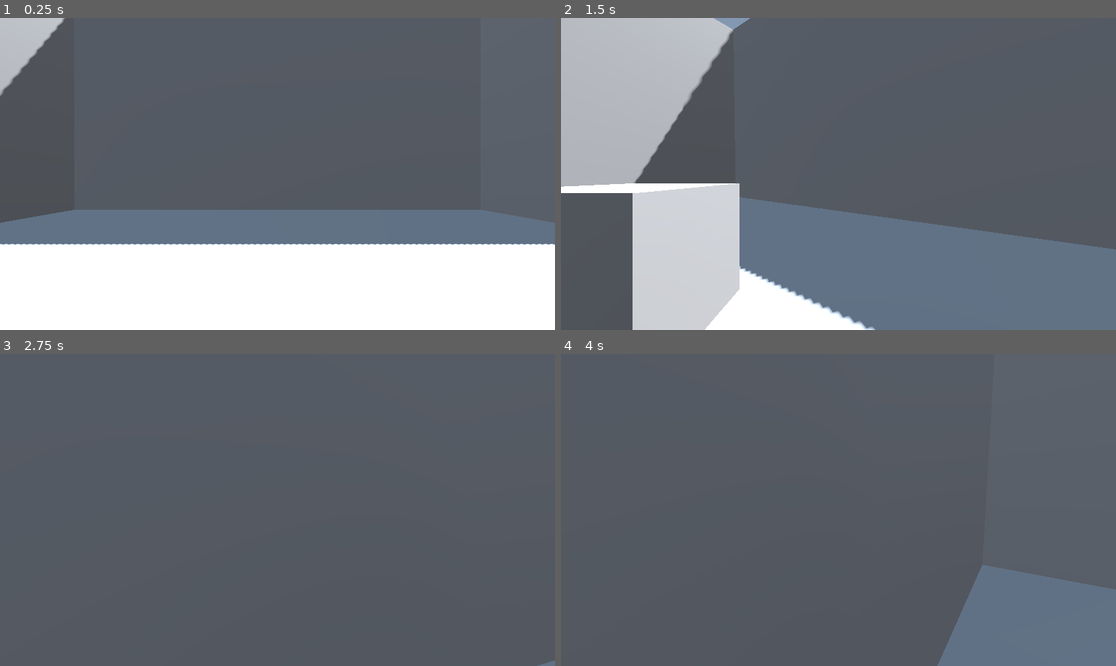
Above: before the commit, frames 1-4 (two rows, left to right).
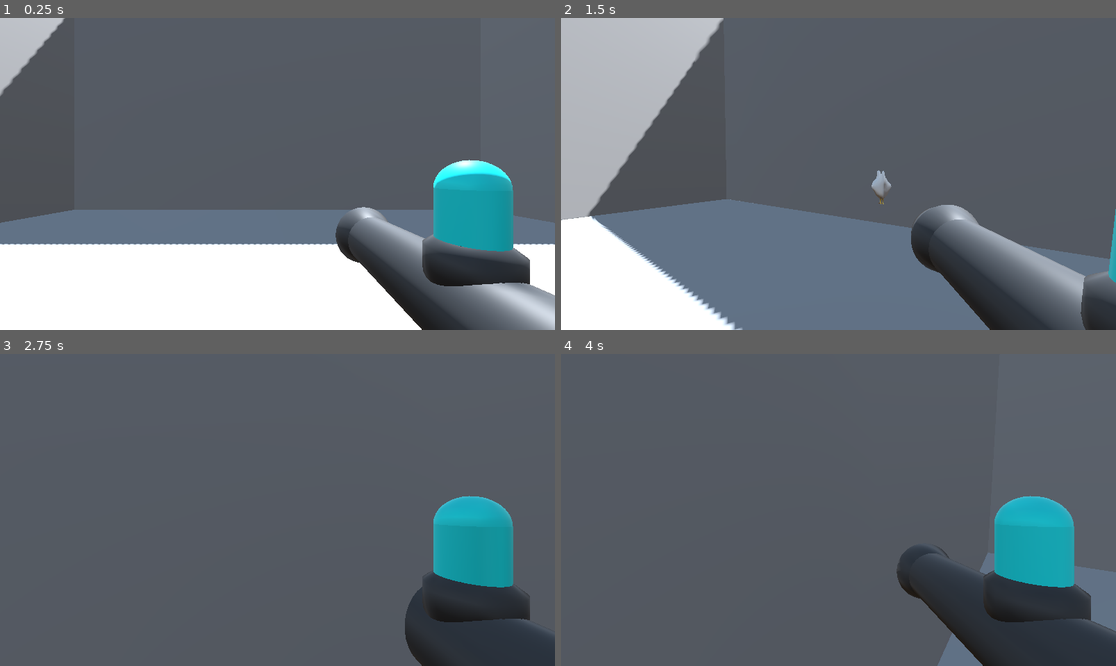
Above: after the commit, the same moments.

Repository: EBZ-STUDIO/Chicken-Attack-LDJAM-55-
Game: Godot game, scene res://Maps/Playground/playground.tscn
Two runs of this game, one before a commit and one after it. Both use one fixed random seed, a clock stepped at 60 frames per second and the inputs below.
Inputs (mouse positions are in pixels of both pictures, inside the frame that each line leads up to):
- Up to frame 1 (0.25 s): no input
- Up to frame 2 (1.5 s): tap Enter (ui_accept) at 0.5, 0.77 s; move the mouse to (866, 174) at 0.52 s; hold Up (m_up) from 0.53 s (still down); click (866, 174) at 0.6 s; move the mouse to (810, 174) at 1.27 s; click (810, 174) at 1.35 s
- Up to frame 3 (2.75 s): keep holding Up (m_up); tap Enter (ui_accept) at 1.52 s; move the mouse to (288, 503) at 2.02 s; click (288, 503) at 2.1 s
- Up to frame 4 (4 s): keep holding Up (m_up); move the mouse to (832, 516) at 2.77 s; click (832, 516) at 2.85 s; tap Enter (ui_accept) at 3.02, 3.5, 3.77 s; move the mouse to (877, 513) at 3.52 s; click (877, 513) at 3.6 s

The runs differ from the first frame. In frame 1, 12% of the frame differs, in the area x 60-100%, y 45-100%; in frame 2, 28%, in the area x 0-100%, y 0-100%; in frame 3, 9.8%; in frame 4, 13%.

Commit message:
Second commit

Diff:
--- /dev/null
+++ b/Modules/Chicken Gun/chicken_gun.tscn
@@ -0,0 +1,174 @@
+[gd_scene load_steps=7 format=3 uid="uid://brm077tw7hd5w"]
+
+[ext_resource type="PackedScene" uid="uid://dr4hn0ppabqx4" path="res://Assets/Models/Chicken Gun/Chicken Gun.glb" id="1_7v80e"]
+[ext_resource type="Script" path="res://Modules/Chicken Gun/scripts/chicken_gun.gd" id="1_ebnrj"]
+[ext_resource type="AudioStream" uid="uid://dthf6pdj2fkmx" path="res://Assets/Sounds/Shoot/laserShoot.wav" id="3_fvvkv"]
+
+[sub_resource type="Animation" id="Animation_kdo2p"]
+resource_name = "Shoot"
+length = 0.25
+tracks/0/type = "bezier"
+tracks/0/imported = false
+tracks/0/enabled = true
+tracks/0/path = NodePath("objs:position:x")
+tracks/0/interp = 1
+tracks/0/loop_wrap = true
+tracks/0/keys = {
+"handle_modes": PackedInt32Array(0, 0),
+"points": PackedFloat32Array(0, -0.25, 0, 0.25, 0, 0, -0.25, 0, 0.25, 0),
+"times": PackedFloat32Array(0, 0.2)
+}
+tracks/1/type = "bezier"
+tracks/1/imported = false
+tracks/1/enabled = true
+tracks/1/path = NodePath("objs:position:y")
+tracks/1/interp = 1
+tracks/1/loop_wrap = true
+tracks/1/keys = {
+"handle_modes": PackedInt32Array(0, 0),
+"points": PackedFloat32Array(0, -0.25, 0, 0.25, 0, 0, -0.25, 0, 0.25, 0),
+"times": PackedFloat32Array(0, 0.2)
+}
+tracks/2/type = "bezier"
+tracks/2/imported = false
+tracks/2/enabled = true
+tracks/2/path = NodePath("objs:position:z")
+tracks/2/interp = 1
+tracks/2/loop_wrap = true
+tracks/2/keys = {
+"handle_modes": PackedInt32Array(0, 0),
+"points": PackedFloat32Array(0, -0.25, 0, 0.25, 0, 0.25, -0.25, 0, 0.25, 0),
+"times": PackedFloat32Array(0, 0.2)
+}
+tracks/3/type = "bezier"
+tracks/3/imported = false
+tracks/3/enabled = true
+tracks/3/path = NodePath("objs:rotation:x")
+tracks/3/interp = 1
+tracks/3/loop_wrap = true
+tracks/3/keys = {
+"handle_modes": PackedInt32Array(0, 0),
+"points": PackedFloat32Array(0, -0.25, 0, 0.25, 0, 0.0872665, -0.25, 0, 0.25, 0),
+"times": PackedFloat32Array(0, 0.2)
+}
+tracks/4/type = "bezier"
+tracks/4/imported = false
+tracks/4/enabled = true
+tracks/4/path = NodePath("objs:rotation:y")
+tracks/4/interp = 1
+tracks/4/loop_wrap = true
+tracks/4/keys = {
+"handle_modes": PackedInt32Array(0, 0),
+"points": PackedFloat32Array(0, -0.25, 0, 0.25, 0, 0, -0.25, 0, 0.25, 0),
+"times": PackedFloat32Array(0, 0.2)
+}
+tracks/5/type = "bezier"
+tracks/5/imported = false
+tracks/5/enabled = true
+tracks/5/path = NodePath("objs:rotation:z")
+tracks/5/interp = 1
+tracks/5/loop_wrap = true
+tracks/5/keys = {
+"handle_modes": PackedInt32Array(0, 0),
+"points": PackedFloat32Array(0, -0.25, 0, 0.25, 0, 0, -0.25, 0, 0.25, 0),
+"times": PackedFloat32Array(0, 0.2)
+}
+
+[sub_resource type="Animation" id="Animation_q54hc"]
+length = 0.001
+tracks/0/type = "bezier"
+tracks/0/imported = false
+tracks/0/enabled = true
+tracks/0/path = NodePath("objs:position:x")
+tracks/0/interp = 1
+tracks/0/loop_wrap = true
+tracks/0/keys = {
+"handle_modes": PackedInt32Array(0),
+"points": PackedFloat32Array(0, -0.25, 0, 0.25, 0),
+"times": PackedFloat32Array(0)
+}
+tracks/1/type = "bezier"
+tracks/1/imported = false
+tracks/1/enabled = true
+tracks/1/path = NodePath("objs:position:y")
+tracks/1/interp = 1
+tracks/1/loop_wrap = true
+tracks/1/keys = {
+"handle_modes": PackedInt32Array(0),
+"points": PackedFloat32Array(0, -0.25, 0, 0.25, 0),
+"times": PackedFloat32Array(0)
+}
+tracks/2/type = "bezier"
+tracks/2/imported = false
+tracks/2/enabled = true
+tracks/2/path = NodePath("objs:position:z")
+tracks/2/interp = 1
+tracks/2/loop_wrap = true
+tracks/2/keys = {
+"handle_modes": PackedInt32Array(0),
+"points": PackedFloat32Array(0, -0.25, 0, 0.25, 0),
+"times": PackedFloat32Array(0)
+}
+tracks/3/type = "bezier"
+tracks/3/imported = false
+tracks/3/enabled = true
+tracks/3/path = NodePath("objs:rotation:x")
+tracks/3/interp = 1
+tracks/3/loop_wrap = true
+tracks/3/keys = {
+"handle_modes": PackedInt32Array(0),
+"points": PackedFloat32Array(0, -0.25, 0, 0.25, 0),
+"times": PackedFloat32Array(0)
+}
+tracks/4/type = "bezier"
+tracks/4/imported = false
+tracks/4/enabled = true
+tracks/4/path = NodePath("objs:rotation:y")
+tracks/4/interp = 1
+tracks/4/loop_wrap = true
+tracks/4/keys = {
+"handle_modes": PackedInt32Array(0),
+"points": PackedFloat32Array(0, -0.25, 0, 0.25, 0),
+"times": PackedFloat32Array(0)
+}
+tracks/5/type = "bezier"
+tracks/5/imported = false
+tracks/5/enabled = true
+tracks/5/path = NodePath("objs:rotation:z")
+tracks/5/interp = 1
+tracks/5/loop_wrap = true
+tracks/5/keys = {
+"handle_modes": PackedInt32Array(0),
+"points": PackedFloat32Array(0, -0.25, 0, 0.25, 0),
+"times": PackedFloat32Array(0)
+}
+
+[sub_resource type="AnimationLibrary" id="AnimationLibrary_gcmbb"]
+_data = {
+"RESET": SubResource("Animation_q54hc"),
+"Shoot": SubResource("Animation_kdo2p")
+}
+
+[node name="Chicken Gun" type="Node3D"]
+script = ExtResource("1_ebnrj")
+
+[node name="objs" type="Node3D" parent="."]
+
+[node name="Model" parent="objs" instance=ExtResource("1_7v80e")]
+
+[node name="Marker3D" type="Marker3D" parent="objs"]
+transform = Transform3D(1, 0, 0, 0, 1, 0, 0, 0, 1, 0, 0, -1)
+
+[node name="AnimationPlayer" type="AnimationPlayer" parent="."]
+libraries = {
+"": SubResource("AnimationLibrary_gcmbb")
+}
+
+[node name="Timer" type="Timer" parent="."]
+wait_time = 0.25
+one_shot = true
+
+[node name="AudioStreamPlayer3D" type="AudioStreamPlayer3D" parent="."]
+stream = ExtResource("3_fvvkv")
+
+[connection signal="timeout" from="Timer" to="." method="_on_timer_timeout"]
--- /dev/null
+++ b/Modules/Chicken Gun/scripts/chicken_gun.gd
@@ -0,0 +1,25 @@
+extends Node3D
+
+const CHICKEN_PRELOAD = preload("res://Modules/Chicken/chicken.tscn")
+var state = "idle"
+var bulletReady = true
+
+func _physics_process(delta):
+	shootLogic()
+
+func shootLogic():
+	if Input.is_action_just_pressed("a_shoot") and bulletReady:
+		bulletReady = false
+		var chicken_obj = CHICKEN_PRELOAD.instantiate()
+		get_parent().get_parent().get_parent().add_child(chicken_obj)
+		chicken_obj.transform = $objs/Marker3D.global_transform
+		chicken_obj.rotation.y = $"../..".rotation.y
+		chicken_obj.rotation.x = $"..".rotation.x
+		chicken_obj.force()
+		$Timer.start()
+		$AnimationPlayer.play("Shoot")
+		$AudioStreamPlayer3D.play()
+
+func _on_timer_timeout():
+	bulletReady = true
+	$AnimationPlayer.play("RESET")
--- a/Modules/Chicken/chicken.tscn
+++ b/Modules/Chicken/chicken.tscn
@@ -1,14 +1,25 @@
-[gd_scene load_steps=3 format=3 uid="uid://bata6ub200sna"]
+[gd_scene load_steps=5 format=3 uid="uid://bata6ub200sna"]
+
+[ext_resource type="Script" path="res://Modules/Chicken/scripts/chicken.gd" id="1_ed1sj"]
+[ext_resource type="PackedScene" uid="uid://baw7ey1srlmrf" path="res://Assets/Models/Chicken/chicken.glb" id="2_407al"]
 
 [sub_resource type="SphereShape3D" id="SphereShape3D_j1tat"]
+radius = 0.25
 
 [sub_resource type="BoxMesh" id="BoxMesh_o6yel"]
 size = Vector3(0.5, 0.5, 0.5)
 
 [node name="Chicken" type="RigidBody3D"]
+max_contacts_reported = 1
+contact_monitor = true
+script = ExtResource("1_ed1sj")
 
 [node name="CollisionShape3D" type="CollisionShape3D" parent="."]
 shape = SubResource("SphereShape3D_j1tat")
 
 [node name="MeshInstance3D" type="MeshInstance3D" parent="."]
+visible = false
 mesh = SubResource("BoxMesh_o6yel")
+
+[node name="chicken" parent="." instance=ExtResource("2_407al")]
+transform = Transform3D(-4.37114e-08, 0, -1, 0, 1, 0, 1, 0, -4.37114e-08, 0, 0, 0)
--- /dev/null
+++ b/Modules/Chicken/scripts/chicken.gd
@@ -0,0 +1,8 @@
+extends RigidBody3D
+
+func force():
+	apply_force(transform.basis * Vector3(0, 0, -750))
+
+func _physics_process(delta):
+	if get_contact_count() > 0:
+		queue_free()
--- a/Modules/Player/player.tscn
+++ b/Modules/Player/player.tscn
@@ -1,7 +1,7 @@
 [gd_scene load_steps=4 format=3 uid="uid://cx4qoh2gbsfba"]
 
 [ext_resource type="Script" path="res://Modules/Player/scripts/player.gd" id="1_6gok4"]
-[ext_resource type="Script" path="res://Modules/Player/scripts/ChickenSpawnerTest.gd" id="2_kpqhb"]
+[ext_resource type="PackedScene" uid="uid://brm077tw7hd5w" path="res://Modules/Chicken Gun/chicken_gun.tscn" id="2_6mfof"]
 
 [sub_resource type="CapsuleShape3D" id="CapsuleShape3D_bp4r2"]
 
@@ -17,6 +17,5 @@
 [node name="Camera3D" type="Camera3D" parent="Neck"]
 current = true
 
-[node name="ChickenSpawnerTest" type="Marker3D" parent="Neck"]
-transform = Transform3D(1, 0, 0, 0, 1, 0, 0, 0, 1, -0.5, -0.5, -1)
-script = ExtResource("2_kpqhb")
+[node name="Chicken Gun" parent="Neck" instance=ExtResource("2_6mfof")]
+transform = Transform3D(1, 0, 0, 0, 1, 0, 0, 0, 1, 0.5, -0.355, -0.53)
--- a/Modules/Player/scripts/ChickenSpawnerTest.gd
+++ b/Modules/Player/scripts/ChickenSpawnerTest.gd
@@ -9,3 +9,4 @@
 		chicken_obj.transform = global_transform
 		chicken_obj.rotation.y = $"../..".rotation.y
 		chicken_obj.rotation.x = $"..".rotation.x
+		chicken_obj.force()
--- a/project.godot
+++ b/project.godot
@@ -14,6 +14,10 @@
 run/main_scene="res://Maps/Playground/playground.tscn"
 config/features=PackedStringArray("4.2", "GL Compatibility")
 config/icon="res://icon.svg"
+
+[filesystem]
+
+import/fbx/enabled=false
 
 [input]
 
Binary file added: Assets/Models/Chicken Gun/Chicken Gun.glb
Not shown, added: Assets/Models/Chicken Gun/Chicken Gun.glb.import
Binary file added: Assets/Models/Chicken/chicken.glb
Not shown, added: Assets/Models/Chicken/chicken.glb.import
Binary file added: Assets/Models/Egg/Egg.glb
Not shown, added: Assets/Models/Egg/Egg.glb.import
Binary file added: Assets/Models/Nuggets Bucket/nuggets bucket.glb
Not shown, added: Assets/Models/Nuggets Bucket/nuggets bucket.glb.import
Not shown, added: Assets/Sounds/Shoot/laserShoot.wav.import
Not shown, added: Assets/Sounds/Shoot/laserShoot.wav
